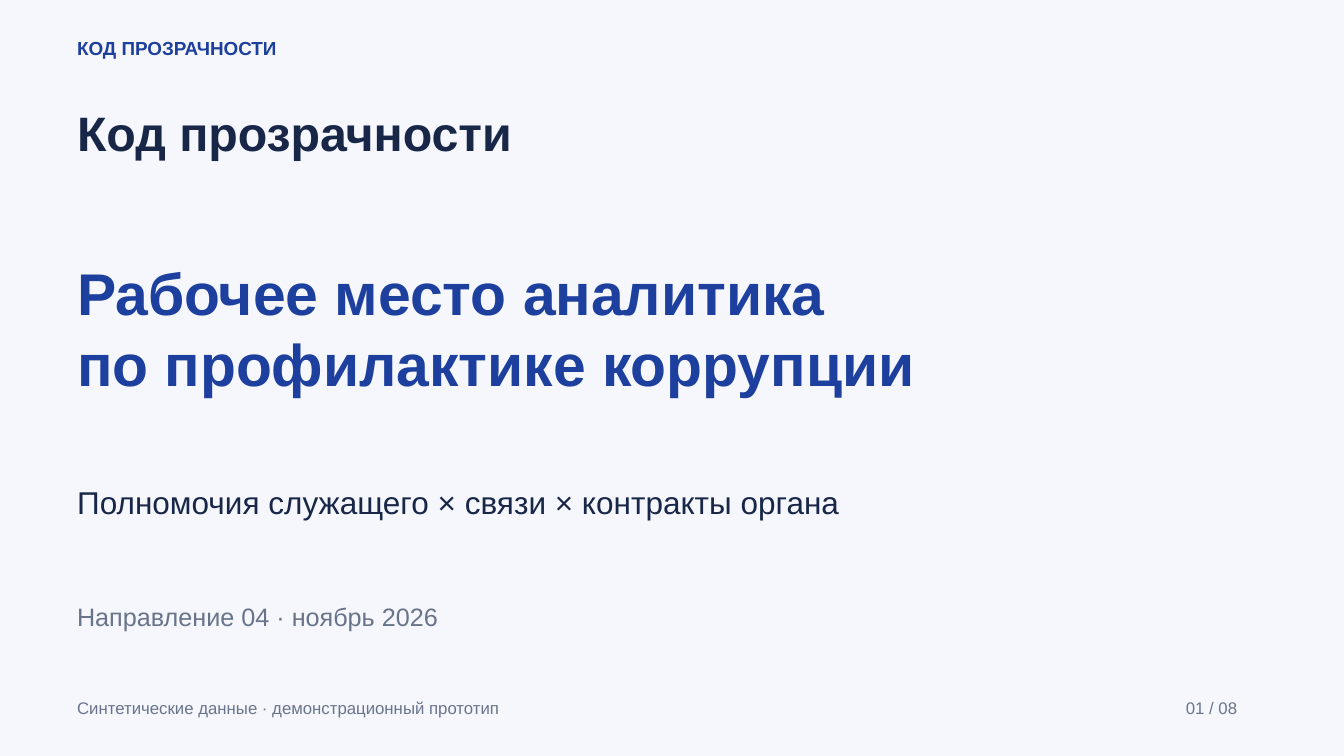
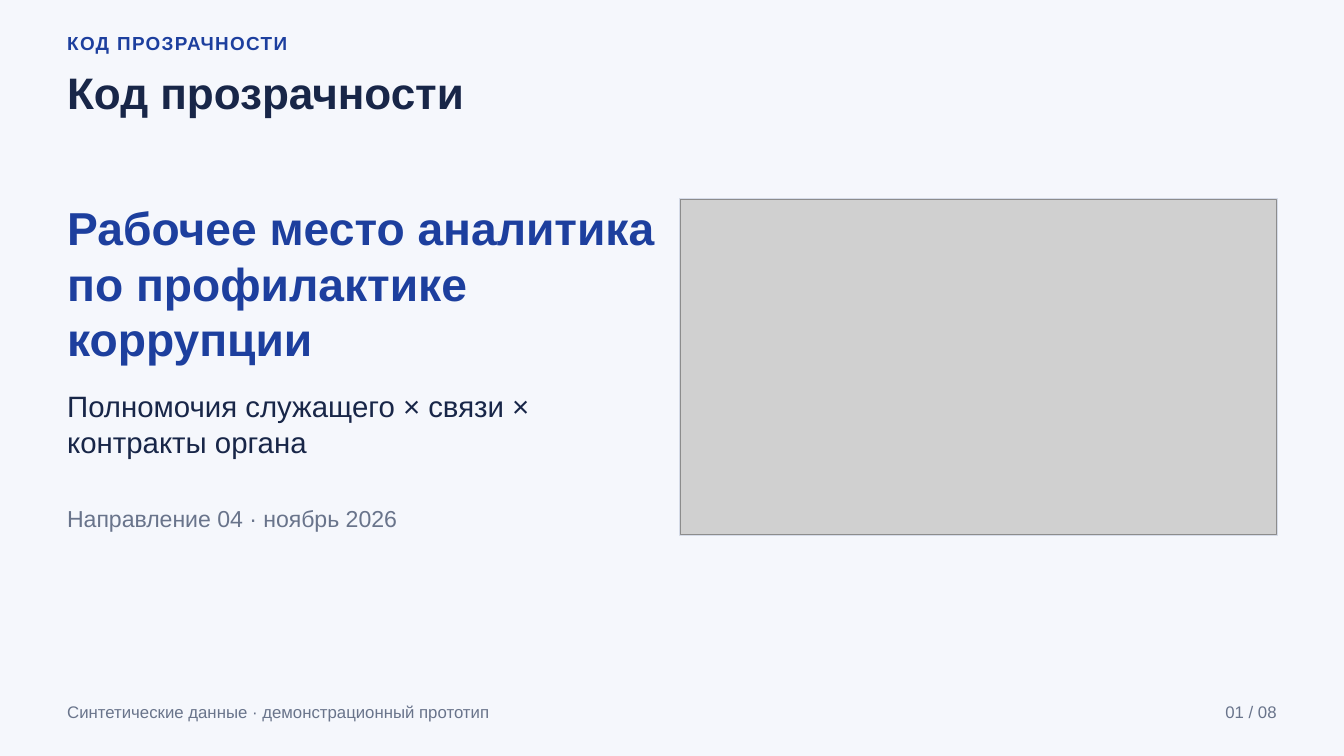
Before and after one commit to avt0b/kod_prozr_2026, a slide deck: slide 1 of docs/presentation/kod-prozrachnosti-review.pptx. Drawn at 1344x756 pixels with LibreOffice and Linux fonts; fonts in the diff are those of the drawing; grey boxes stand for pictures. Boxes give left, top, right and bottom in pixels: in the first picture for what was removed or moved away, otherwise in the second. Text is boxed around its words. In the diff, an @@ line names an element or a change of style, - is before the commit and + after.

```diff
--- a/docs/presentation/kod-prozrachnosti-review.pptx
+++ b/docs/presentation/kod-prozrachnosti-review.pptx
@@ text at [67,37,287,54]: text changed; size 34.5 to 13.5 pt; text colour #182648 to #1D3F9E @@
-Код прозрачности
+КОД ПРОЗРАЧНОСТИ
@@ text at [67,78,463,117]: text changed; size 13.5 to 31.5 pt; text colour #1D3F9E to #182648 @@
-КОД ПРОЗРАЧНОСТИ
+Код прозрачности
@@ text "Рабочее место аналитика": place and size @@
-text "Рабочее место аналитика" at [77,272,914,397]
+text "Рабочее место аналитика" at [67,211,655,366]
@@ text "Рабочее место аналитика" at [67,211,655,366]: size 42 to 33 pt @@
@@ rectangle added at [680,199,1278,536], fill #FFFFFF, outline #D5DBE8 0.75 pt @@
@@ picture added at [681,200,1277,535] @@
@@ text "Полномочия служащего × связи × ...": place and size @@
-text "Полномочия служащего × связи × ..." at [77,492,839,520]
+text "Полномочия служащего × связи × ..." at [67,396,504,459]
@@ text "Полномочия служащего × связи × ..." at [67,396,504,459]: size 22.5 to 21 pt @@
@@ text "Направление 04 · ноябрь 2026": place and size @@
-text "Направление 04 · ноябрь 2026" at [77,607,438,631]
+text "Направление 04 · ноябрь 2026" at [67,510,397,532]
@@ text "Направление 04 · ноябрь 2026" at [67,510,397,532]: size 18 to 16.5 pt @@
@@ text "Синтетические данные · демонстрационный прототип": place and size @@
-text "Синтетические данные · демонстрационный прототип" at [77,701,499,718]
+text "Синтетические данные · демонстрационный прототип" at [67,705,489,722]
@@ text "01 / 08": place and size @@
-text "01 / 08" at [1186,702,1237,714]
+text "01 / 08" at [1225,706,1277,718]
@@ text "01 / 08" at [1225,706,1277,718]: alignment left to right @@
```
Also in this commit, not shown: 5 other slides changed, 2 slides added, 2 slides removed, 17 other files.
